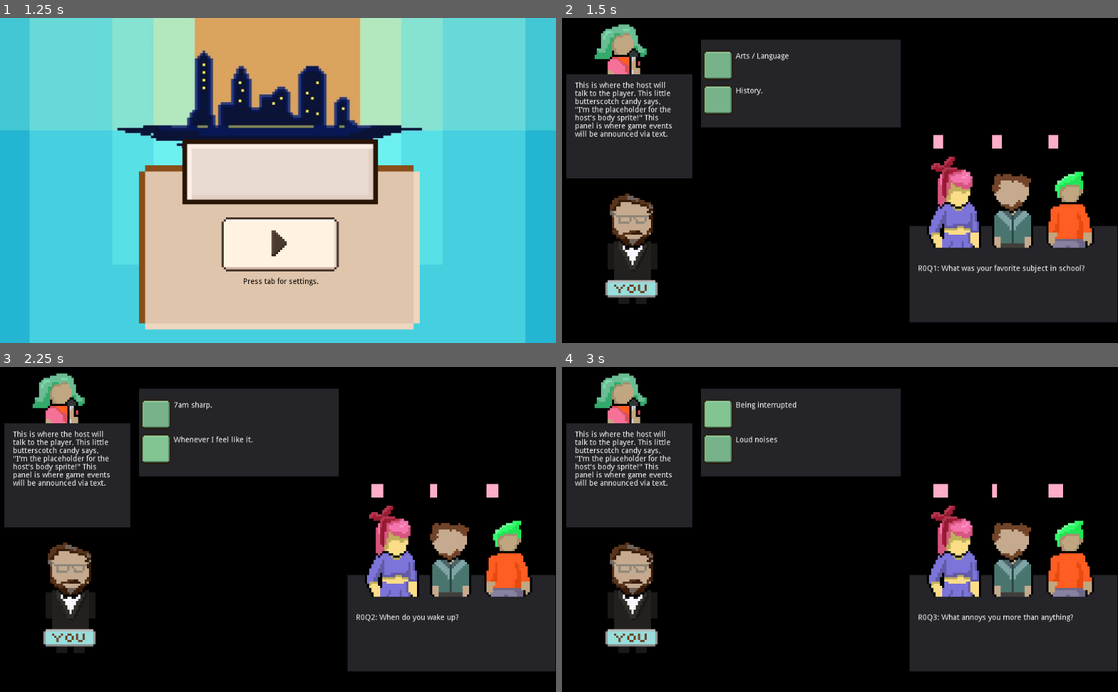
Above: before the commit, frames 1-4 (two rows, left to right).
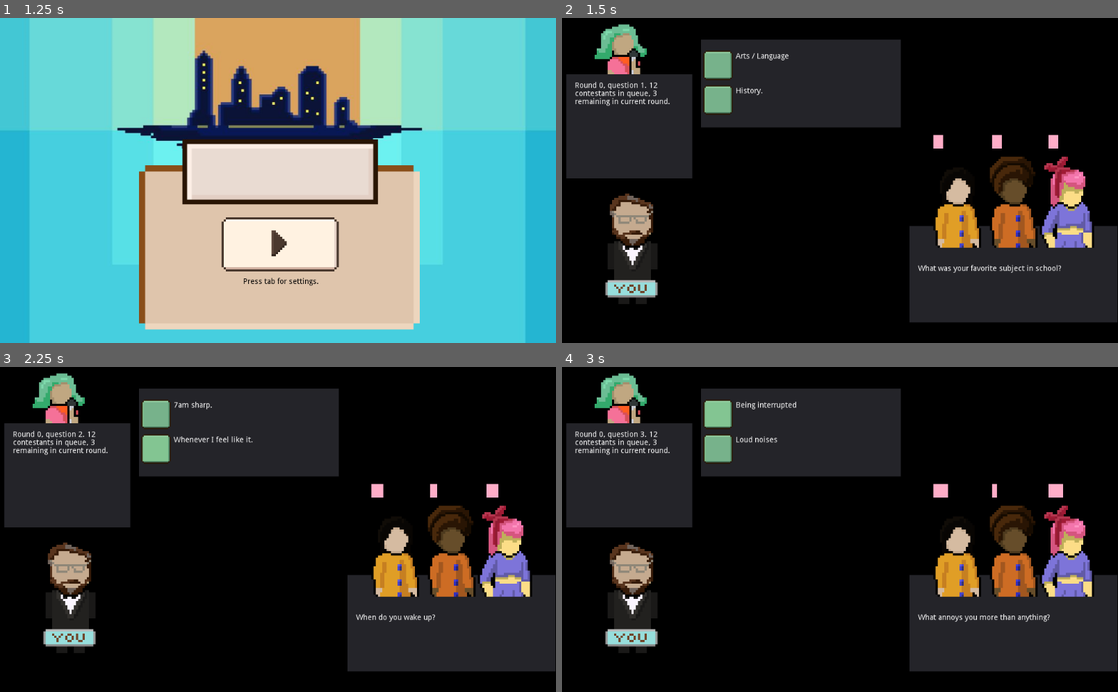
Above: after the commit, the same moments.

Repository: Clover10123/Subtraction
Game: Godot game, scene res://Scenes/MainScene.tscn
Same seed, same stepped clock (60 frames per second), same inputs: the game is played once before the commit and once after it.
Inputs (mouse positions are in pixels of both pictures, inside the frame that each line leads up to):
- Up to frame 1 (1.25 s): click (283, 342) at 0.5 s
- Up to frame 2 (1.5 s): click (845, 245) at 1.25 s
- Up to frame 3 (2.25 s): click "History." at 2 s
- Up to frame 4 (3 s): click "7am sharp." at 2.75 s

Frame 1 is identical in both runs. In frame 2, 6.9% of the frame differs, in the area x 2-96%, y 19-79%; in frame 3, 6.8%; in frame 4, 6.9%.

Commit message:
Added host text during game

Diff:
--- a/Scenes/Scripts/Characters.gd
+++ b/Scenes/Scripts/Characters.gd
@@ -20,6 +20,7 @@
 				characters.append(load(CHARACTER_PATH+file.replace(".import", "")))
 
 	dir.list_dir_end()
+	characters.shuffle()
 
 
 func pop():
--- a/Scenes/Scripts/Dates.gd
+++ b/Scenes/Scripts/Dates.gd
@@ -30,6 +30,9 @@
 
 func contestantsInQueue():
 	return 15-dateCounter
+
+func contestantsRemaining():
+	return contestantsInQueue()+dates.size();
 
 func size():
 	return dates.size()
--- a/Scenes/Scripts/GameScene.gd
+++ b/Scenes/Scripts/GameScene.gd
@@ -23,6 +23,8 @@
 var questionCounter = 0
 var roundQuestionNumber = 0
 var dates
+
+
 
 
 func _ready():
@@ -80,7 +82,8 @@
 func initQuestion():
 	dates.printString()
 	var q = getQuestion()
-	$DatePanel/Panel/QuestionLabel.text = "R" + str(roundNum) +  "Q" + str(formatQuestion()) + ": " + q.text
+	$GameShowHost/HostTextPanel/HostText.text = "Round " + str(roundNum) + ", question " + str(formatQuestion()) + ". " + str(dates.contestantsInQueue()) + " contestants in queue, " + str(dates.size()) + " remaining in current round."
+	$DatePanel/Panel/QuestionLabel.text = q.text
 	answers[0] = rng.randi_range(0,3)
 	answers[1] = (answers[0]+rng.randi_range(1,3))%4
 	$AnswerPanel/Option1/Option1Label.text = q.ans[answers[0]]
